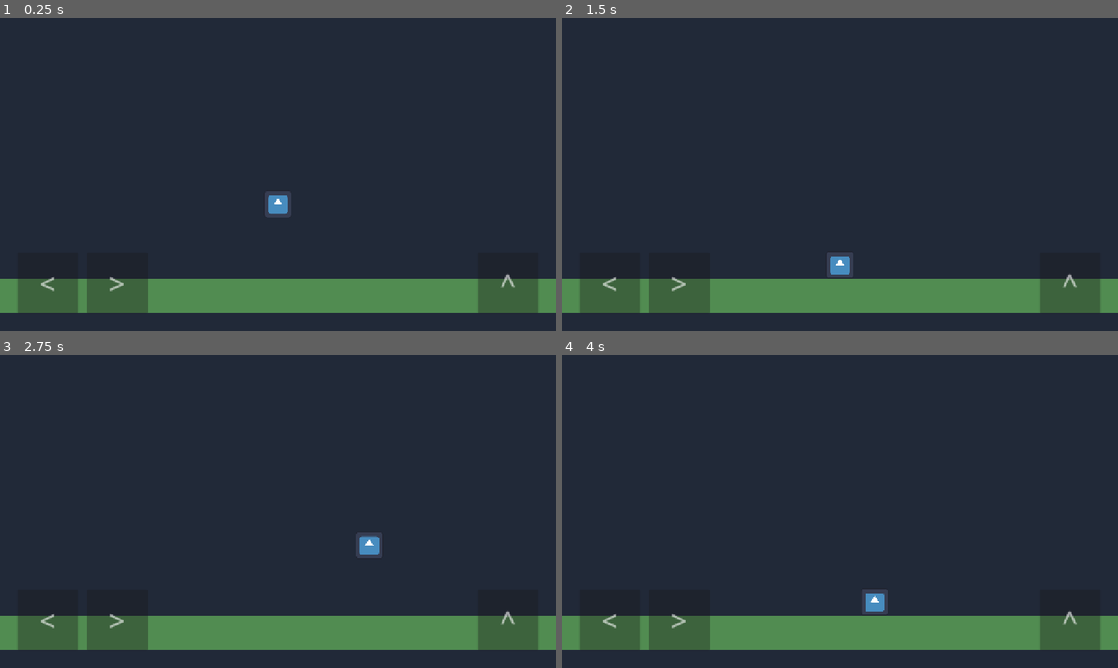
Above: before the commit, frames 1-4 (two rows, left to right).
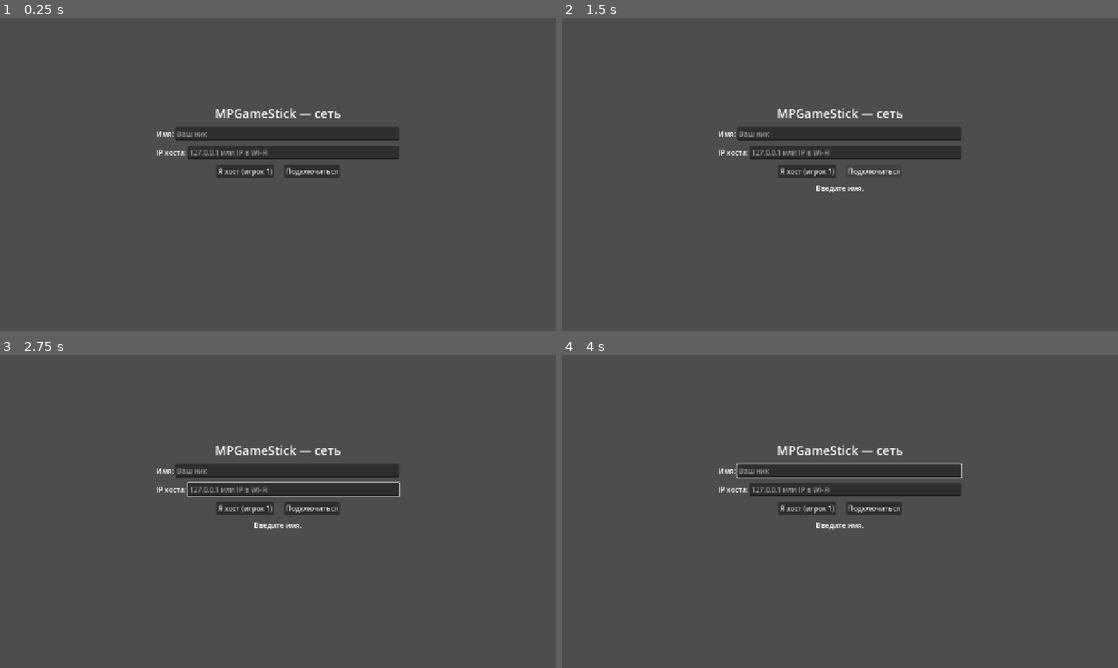
Above: after the commit, the same moments.

Repository: pr58pageev/mp-game-stick
Game: Godot game, scene res://scenes/Lobby.tscn
The game is run twice, just before and just after one commit, with the same random seed, the same clock (stepped at 60 frames per second) and the same inputs. Before the commit the project starts from res://scenes/Main.tscn. The engine's default icon, where the game draws it, is replaced by a stand-in: a white triangle on a blue panel in a dark square.
Inputs (mouse positions are in pixels of both pictures, inside the frame that each line leads up to):
- Up to frame 1 (0.25 s): no input
- Up to frame 2 (1.5 s): click (806, 171) at 0.5 s, where only the run after the commit has a clickable "Я хост (игрок 1)"; click (873, 171) at 1.25 s, where only the run after the commit has a clickable "Подключиться"
- Up to frame 3 (2.75 s): tap Enter at 2 s; move the mouse to (400, 495) at 2.02 s; hold Right (move_right) from 2.03 s (still down); click (400, 495) at 2.17 s; tap Space (jump) at 2.27 s
- Up to frame 4 (4 s): release Right (move_right) at 2.75 s; drag from (728, 527) to (812, 574) at 2.77 s; move the mouse to (895, 442) at 3.52 s; hold Left (move_left) from 3.53 s (still down)

The runs differ from the first frame. In frame 1, 93% of the frame differs, in the area x 0-100%, y 0-100%; in frame 2, 93%; in frame 3, 93%; in frame 4, 93%.

Commit message:
Add lobby (name, host/join ENet) and sync two players over LAN
Co-authored-by: Cursor <cursoragent@cursor.com>

Diff:
--- a/project.godot
+++ b/project.godot
@@ -11,9 +11,13 @@
 [application]
 
 config/name="MPGameStick"
-run/main_scene="res://scenes/Main.tscn"
+run/main_scene="res://scenes/Lobby.tscn"
 config/features=PackedStringArray("4.6", "Mobile")
 config/icon="res://icon.svg"
+
+[autoload]
+
+GameState="*res://scripts/game_state.gd"
 
 [display]
 
--- /dev/null
+++ b/scenes/Lobby.tscn
@@ -0,0 +1,82 @@
+[gd_scene load_steps=2 format=3 uid="uid://b1lobby00001"]
+
+[ext_resource type="Script" path="res://scripts/Lobby.gd" id="1_script"]
+
+[node name="Lobby" type="Control"]
+layout_mode = 3
+anchors_preset = 15
+anchor_right = 1.0
+anchor_bottom = 1.0
+grow_horizontal = 2
+grow_vertical = 2
+script = ExtResource("1_script")
+
+[node name="VBox" type="VBoxContainer" parent="."]
+layout_mode = 1
+anchors_preset = 8
+anchor_left = 0.5
+anchor_top = 0.5
+anchor_right = 0.5
+anchor_bottom = 0.5
+offset_left = -280.0
+offset_top = -160.0
+offset_right = 280.0
+offset_bottom = 160.0
+grow_horizontal = 2
+grow_vertical = 2
+theme_override_constants/separation = 12
+
+[node name="Title" type="Label" parent="VBox"]
+layout_mode = 2
+theme_override_font_sizes/font_size = 28
+text = "MPGameStick — сеть"
+horizontal_alignment = 1
+
+[node name="NameRow" type="HBoxContainer" parent="VBox"]
+layout_mode = 2
+
+[node name="NameLabel" type="Label" parent="VBox/NameRow"]
+layout_mode = 2
+size_flags_horizontal = 0
+text = "Имя:"
+
+[node name="NameEdit" type="LineEdit" parent="VBox/NameRow"]
+layout_mode = 2
+size_flags_horizontal = 3
+placeholder_text = "Ваш ник"
+
+[node name="AddressRow" type="HBoxContainer" parent="VBox"]
+layout_mode = 2
+
+[node name="AddrLabel" type="Label" parent="VBox/AddressRow"]
+layout_mode = 2
+size_flags_horizontal = 0
+text = "IP хоста:"
+
+[node name="HostAddressEdit" type="LineEdit" parent="VBox/AddressRow"]
+layout_mode = 2
+size_flags_horizontal = 3
+placeholder_text = "127.0.0.1 или IP в Wi‑Fi"
+
+[node name="Buttons" type="HBoxContainer" parent="VBox"]
+layout_mode = 2
+alignment = 1
+theme_override_constants/separation = 24
+
+[node name="HostButton" type="Button" parent="VBox/Buttons"]
+layout_mode = 2
+text = "Я хост (игрок 1)"
+
+[node name="JoinButton" type="Button" parent="VBox/Buttons"]
+layout_mode = 2
+text = "Подключиться"
+
+[node name="Status" type="Label" parent="VBox"]
+layout_mode = 2
+theme_override_font_sizes/font_size = 16
+text = ""
+horizontal_alignment = 1
+autowrap_mode = 2
+
+[connection signal="pressed" from="VBox/Buttons/HostButton" to="." method="_on_host_pressed"]
+[connection signal="pressed" from="VBox/Buttons/JoinButton" to="." method="_on_join_pressed"]
--- a/scenes/Main.tscn
+++ b/scenes/Main.tscn
@@ -1,12 +1,13 @@
 [gd_scene load_steps=4 format=3 uid="uid://b1main000001"]
 
-[ext_resource type="PackedScene" uid="uid://b1player00001" path="res://scenes/Player.tscn" id="1_player"]
+[ext_resource type="Script" path="res://scripts/Main.gd" id="1_main"]
 [ext_resource type="PackedScene" uid="uid://b1touch000001" path="res://scenes/TouchControls.tscn" id="2_touch"]
 
 [sub_resource type="RectangleShape2D" id="RectangleShape2D_ground"]
 size = Vector2(2400, 80)
 
 [node name="Main" type="Node2D"]
+script = ExtResource("1_main")
 
 [node name="Background" type="ColorRect" parent="."]
 offset_left = -200.0
@@ -25,7 +26,6 @@
 [node name="CollisionShape2D" type="CollisionShape2D" parent="Ground"]
 shape = SubResource("RectangleShape2D_ground")
 
-[node name="Player" parent="." instance=ExtResource("1_player")]
-position = Vector2(640, 400)
+[node name="Players" type="Node2D" parent="."]
 
 [node name="TouchControls" parent="." instance=ExtResource("2_touch")]
--- a/scenes/Player.tscn
+++ b/scenes/Player.tscn
@@ -9,9 +9,21 @@
 [node name="Player" type="CharacterBody2D"]
 script = ExtResource("1_script")
 
+[node name="NameLabel" type="Label" parent="."]
+offset_left = -80.0
+offset_top = -78.0
+offset_right = 80.0
+offset_bottom = -12.0
+theme_override_font_sizes/font_size = 18
+horizontal_alignment = 1
+vertical_alignment = 2
+text = ""
+
 [node name="Sprite2D" type="Sprite2D" parent="."]
+position = Vector2(0, 8)
 scale = Vector2(0.5, 0.5)
 texture = ExtResource("2_icon")
 
 [node name="CollisionShape2D" type="CollisionShape2D" parent="."]
+position = Vector2(0, 8)
 shape = SubResource("RectangleShape2D_body")
--- /dev/null
+++ b/scripts/Lobby.gd
@@ -0,0 +1,55 @@
+extends Control
+
+const PORT := 7777
+
+@onready var _name_edit: LineEdit = $VBox/NameRow/NameEdit
+@onready var _address_edit: LineEdit = $VBox/AddressRow/HostAddressEdit
+@onready var _status: Label = $VBox/Status
+
+
+func _ready() -> void:
+	multiplayer.connected_to_server.connect(_on_connected_to_server)
+	multiplayer.connection_failed.connect(_on_connection_failed)
+
+
+func _on_host_pressed() -> void:
+	var n := _name_edit.text.strip_edges()
+	if n.is_empty():
+		_status.text = "Введите имя."
+		return
+	var peer := ENetMultiplayerPeer.new()
+	var err := peer.create_server(PORT, 2)
+	if err != OK:
+		_status.text = "Не удалось создать сервер: %s" % err
+		return
+	multiplayer.multiplayer_peer = peer
+	GameState.display_name = n
+	_status.text = "Сервер запущен. Ожидайте второго игрока…"
+	get_tree().change_scene_to_file("res://scenes/Main.tscn")
+
+
+func _on_join_pressed() -> void:
+	var n := _name_edit.text.strip_edges()
+	if n.is_empty():
+		_status.text = "Введите имя."
+		return
+	var host := _address_edit.text.strip_edges()
+	if host.is_empty():
+		host = "127.0.0.1"
+	var peer := ENetMultiplayerPeer.new()
+	var err := peer.create_client(host, PORT)
+	if err != OK:
+		_status.text = "Не удалось подключиться: %s" % err
+		return
+	multiplayer.multiplayer_peer = peer
+	GameState.display_name = n
+	_status.text = "Подключение…"
+
+
+func _on_connected_to_server() -> void:
+	_status.text = "В игре."
+	get_tree().change_scene_to_file("res://scenes/Main.tscn")
+
+
+func _on_connection_failed() -> void:
+	_status.text = "Ошибка: не удалось достучаться до хоста. Проверьте IP и Wi‑Fi."
--- /dev/null
+++ b/scripts/Main.gd
@@ -0,0 +1,55 @@
+extends Node2D
+
+const PLAYER_SCENE := preload("res://scenes/Player.tscn")
+
+@onready var _players: Node2D = $Players
+
+
+func _ready() -> void:
+	if multiplayer.multiplayer_peer == null:
+		_spawn_player(1, Vector2(640, 400), "Локально")
+		return
+
+	multiplayer.peer_disconnected.connect(_on_peer_disconnected)
+
+	if multiplayer.is_server():
+		_spawn_player(1, Vector2(420, 400), GameState.display_name)
+	else:
+		client_hello.rpc_id(1, GameState.display_name)
+
+
+func _on_peer_disconnected(id: int) -> void:
+	if not multiplayer.is_server():
+		return
+	var path := NodePath(str(id))
+	if _players.has_node(path):
+		_players.get_node(path).queue_free()
+
+
+func _spawn_player(peer_id: int, pos: Vector2, pname: String) -> void:
+	if _players.has_node(str(peer_id)):
+		return
+	var p: CharacterBody2D = PLAYER_SCENE.instantiate()
+	p.name = str(peer_id)
+	p.set_multiplayer_authority(peer_id)
+	p.player_name = pname
+	_players.add_child(p, true)
+	p.global_position = pos
+
+
+@rpc("any_peer", "call_remote", "reliable")
+func client_hello(pname: String) -> void:
+	if not multiplayer.is_server():
+		return
+	var who := multiplayer.get_remote_sender_id()
+	for c in _players.get_children():
+		var pid: int = int(str(c.name))
+		sync_spawn.rpc_id(who, pid, c.global_position, c.player_name)
+	var pos := Vector2(860, 400)
+	_spawn_player(who, pos, pname)
+	sync_spawn.rpc_id(who, who, pos, pname)
+
+
+@rpc("authority", "call_remote", "reliable")
+func sync_spawn(peer_id: int, pos: Vector2, pname: String) -> void:
+	_spawn_player(peer_id, pos, pname)
--- a/scripts/Player.gd
+++ b/scripts/Player.gd
@@ -3,8 +3,22 @@
 @export var speed: float = 300.0
 @export var jump_velocity: float = -500.0
 
+var player_name: String = "":
+	set(v):
+		player_name = v
+		if is_node_ready() and has_node("NameLabel"):
+			$NameLabel.text = v
+
+
+func _ready() -> void:
+	if has_node("NameLabel"):
+		$NameLabel.text = player_name
+
 
 func _physics_process(delta: float) -> void:
+	if multiplayer.multiplayer_peer != null and not is_multiplayer_authority():
+		return
+
 	if not is_on_floor():
 		velocity += get_gravity() * delta
 
@@ -18,3 +32,13 @@
 		velocity.x = move_toward(velocity.x, 0.0, speed)
 
 	move_and_slide()
+
+	if multiplayer.multiplayer_peer != null and is_multiplayer_authority():
+		_sync_transform.rpc(global_position)
+
+
+@rpc("any_peer", "call_remote", "unreliable_ordered")
+func _sync_transform(pos: Vector2) -> void:
+	if multiplayer.get_remote_sender_id() != get_multiplayer_authority():
+		return
+	global_position = pos
--- /dev/null
+++ b/scripts/game_state.gd
@@ -0,0 +1,4 @@
+extends Node
+## Данные между сценами (лобби → игра).
+
+var display_name: String = ""
